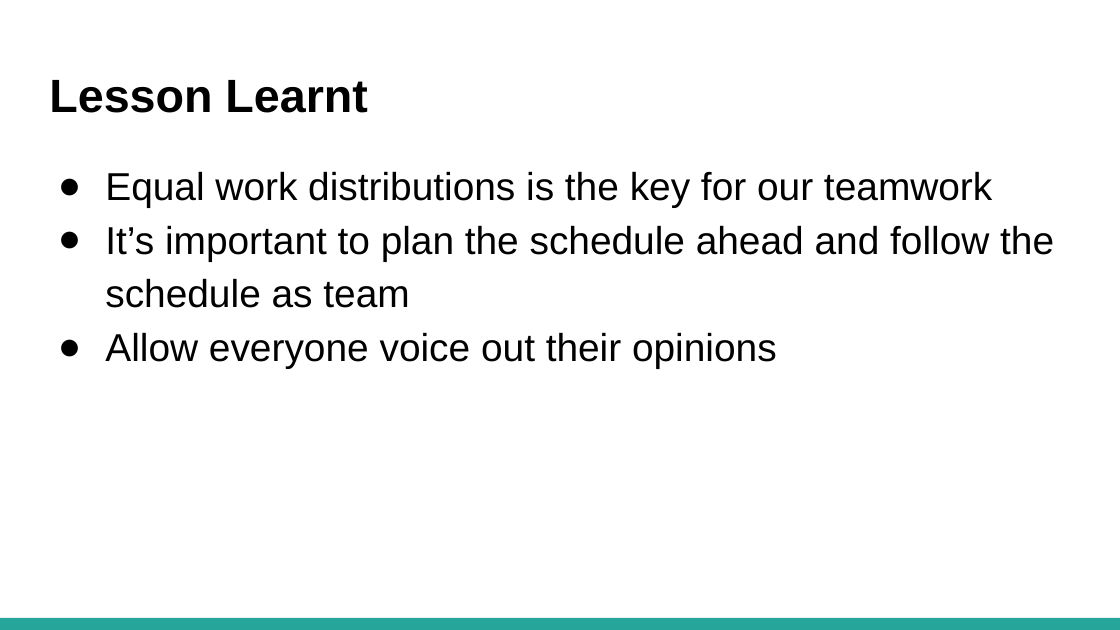
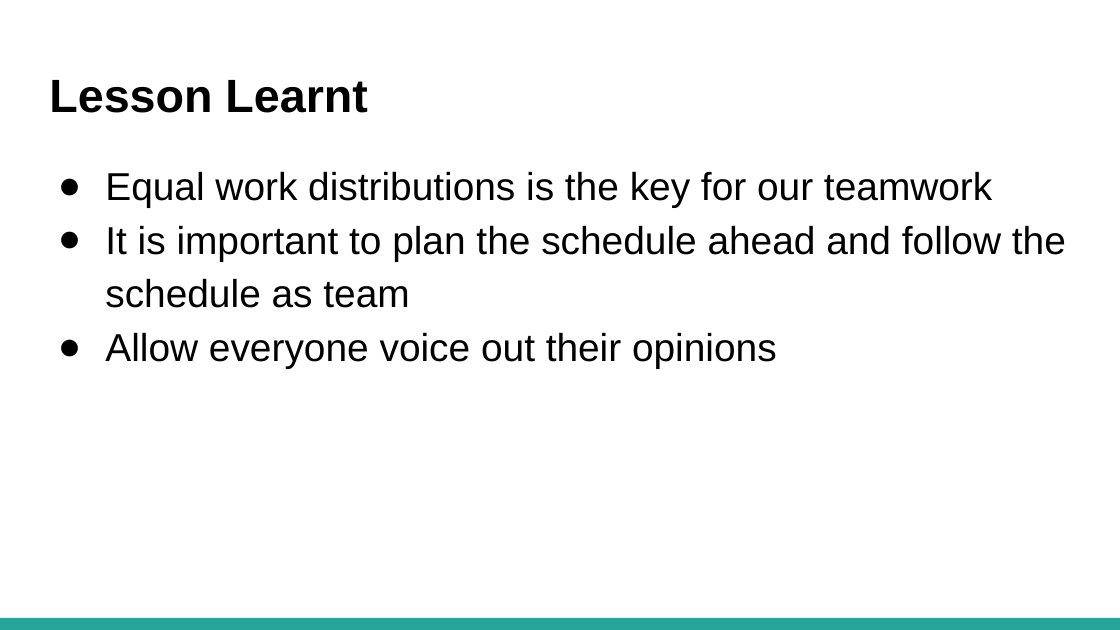
Before and after one commit to lameo/IS203_Project, a slide deck: slide 29 of presentations/SE_ Final Presentation.pptx. Drawn at 1120x630 pixels with LibreOffice and Linux fonts; fonts in the diff are those of the drawing. Boxes give left, top, right and bottom in pixels: in the first picture for what was removed or moved away, otherwise in the second. Text is boxed around its words. In the diff, an @@ line names an element or a change of style, - is before the commit and + after.

```diff
--- a/presentations/SE_ Final Presentation.pptx
+++ b/presentations/SE_ Final Presentation.pptx
@@ text at [105,225,1066,308]: text changed @@
-● It’s important to plan the schedule ahead and follow the schedule as team
+● It is important to plan the schedule ahead and follow the schedule as team
```
Also in this commit, not shown: 16 other slides changed.
